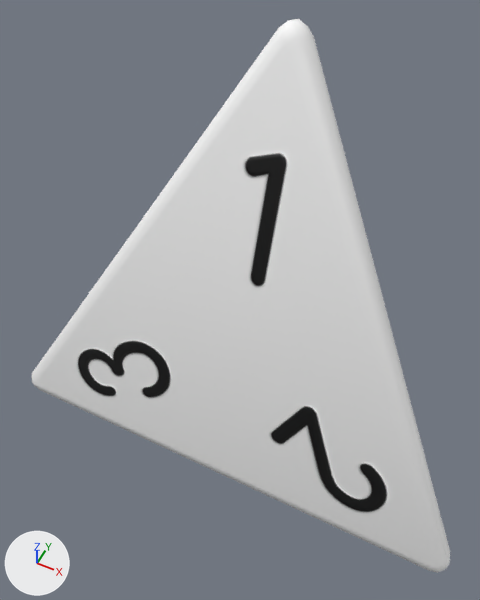
Renders of the glTF model src/assets/d4/source/d4.gltf from each side of a commit.
Camera for both pictures: a camera (50 mm lens) standing at (0.56, -1.41, 1.52) and looking at (-0.09, -0.1, -0.12). Arrows for +X, +Y and +Z are at lower left; the lights stay in place. The first picture is the older version. Vertices at exactly the same position are counted once.

The first picture shows 'd4'.
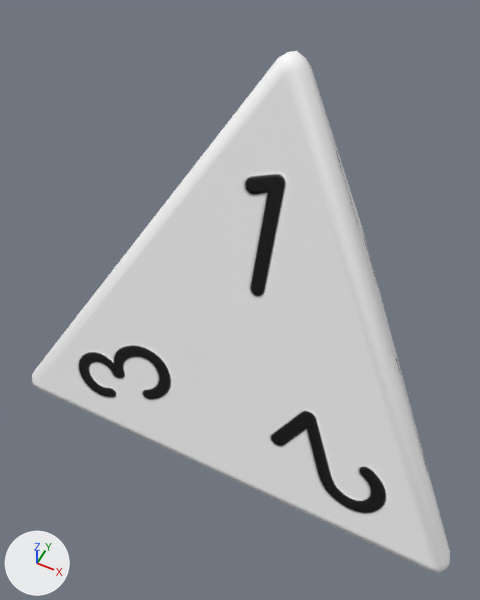
The newer file is also turned or shifted as a whole; pictures and numbers use the older file's frame.

Where the change shows, as pixel boxes (x1, y1, x2, y2) in the pictures (480 x 600 px):
'd4', shading changed, moved, rescaled: before (31, 18, 450, 573); after (32, 51, 450, 573)
part 1 of me_cylinder, shading changed: before (37, 46, 431, 566); after (37, 71, 446, 566)

The change, as a diff of the scene's bpy script:
```diff
--- a/src/assets/d4/source/d4.gltf.py
+++ b/src/assets/d4/source/d4.gltf.py
@@ me_cylinder @@
 me_cylinder.from_pydata(...)  # 76 vertices, 148 faces; spans x -0.8..0.8, y -0.48..0.91, z -0.6..0.8
 # used by ob_d4; location = (0.0, 0.0, 0.0)
+# me_cylinder part 1: all 4 faces centred in x -0.29..0.29, y -0.33..0.17, z -0.6..-0.1 are now shaded flat
 me_cylinder.materials.append(mat_material)
@@ ob_d4 @@
 ob_d4 = bpy.data.objects.new('d4', me_cylinder)
-ob_d4.location = (0.0, 0.0, 0.0)
+ob_d4.location = (0.0, 0.0, -0.034)
+ob_d4.scale = (1.0, 1.0, 0.943)
```
